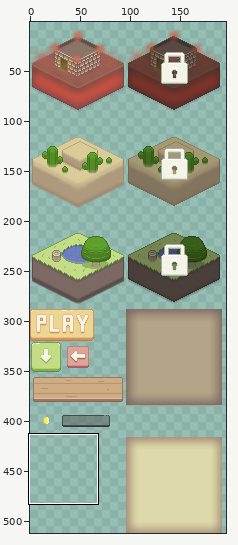
A sprite sheet gets an edit: Assets/Sprites/UI/UI.png. Above, an overview of the earlier version with the close-up marked.
Close-up. Before the edit:
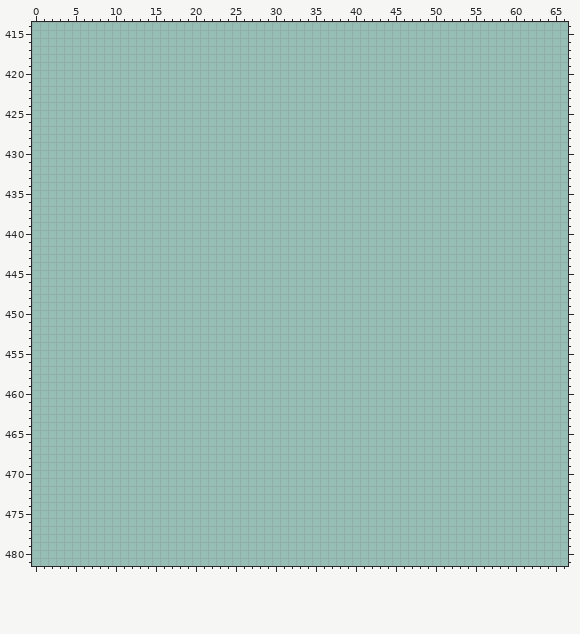
The file is 256x512 pixels. Shown: x 0..66, y 414..481. The wide view leaves out empty margins. The commit also changed other parts of the picture, which this record leaves out.
The same view after the edit:
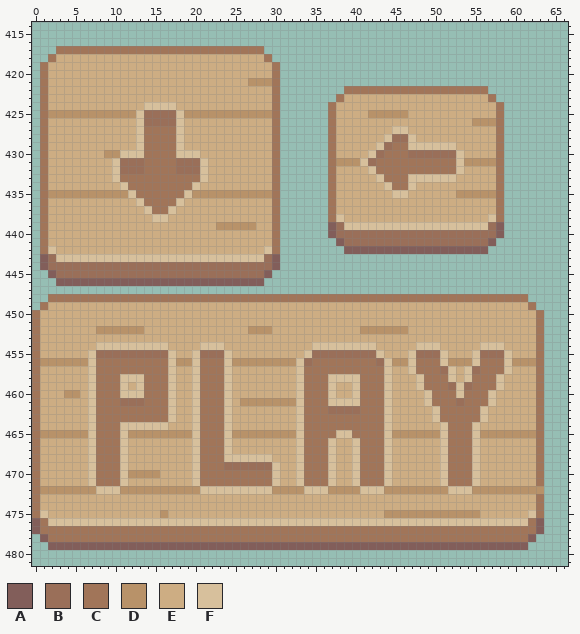
Palette (. is transparent): A #825e5a  B #9a6f59  C #a17559  D #b89269  E #cdad83  F #d7c09c
Diff:
Changed rows in their new state; - is an unchanged pixel.
first column x 0:
417 ---CCCCCCCCCCCCCCCCCCCCCCCCCC-----------------------------------
418 --CEEEEEEEEEEEEEEEEEEEEEEEEEEC----------------------------------
419 -CEEEEEEEEEEEEEEEEEEEEEEEEEEEEC---------------------------------
420 -CEEEEEEEEEEEEEEEEEEEEEEEEEEEEC---------------------------------
421 -CEEEEEEEEEEEEEEEEEEEEEEEEEDDDC---------------------------------
422 -CEEEEEEEEEEEEEEEEEEEEEEEEEEEEC--------CCCCCCCCCCCCCCCCCC-------
423 -CEEEEEEEEEEEEEEEEEEEEEEEEEEEEC-------CEEEEEEEEEEEEEEEEEEC------
424 -CEEEEEEEEEEEEFFFFEEEEEEEEEEEEC------CEEEEEEEEEEEEEEEEEEEEC-----
425 -CDDDDDDDDDDDFBBBBFDDDDDDDDDDDC------CEEEEDDDDDEEEEEEEEEEEC-----
426 -CEEEEEEEEEEEFBBBBFEEEEEEEEEEEC------CEEEEEEEEEEEEEEEEEDDDC-----
427 -CEEEEEEEEEEEFCCCCFEEEEEEEEEEEC------CEEEEEEEFFEEEEEEEEEEEC-----
428 -CEEEEEEEEEEEFCCCCFEEEEEEEEEEEC------CEEEEEEFBBFEEEEEEEEEEC-----
429 -CEEEEEEEEEEEFCCCCFEEEEEEEEEEEC------CEEEEEFBCCFFFFFFEEEEEC-----
430 -CEEEEEEEDDFFFCCCCFFFEEEEEEEEEC------CEEEEFBCCCBBBBBBFEEEEC-----
431 -CEEEEEEEEFBBBCCCCBBBFEEEEEEEEC------CDDDFBCCCCCCCCCCFDDDDC-----
432 -CEEEEEEEEFBBBCCCCBBBFEEEEEEEEC------CEEEEFCCCCCCCCCCFEEEEC-----
433 -CEEEEEEEEFCCCCCCCCCCFEEEEEEEEC------CEEEEEFCCCFFFFFFEEEEEC-----
434 -CEEEEEEEEEFCCCCCCCCFEEEEEEEEEC------CEEEEEEFCCFEEEEEEEEEEC-----
435 -CDDDDDDDDDDFCCCCCCFDDDDDDDDDDC------CEEEEEEEFFEEEEEEDDDDDC-----
436 -CEEEEEEEEEEEFCCCCFEEEEEEEEEEEC------CEEEEEEEEEEEEEEEEEEEEC-----
437 -CEEEEEEEEEEEEFCCFEEEEEEEEEEEEC------CEEEEEEEEEEEEEEEEEEEEC-----
438 -CEEEEEEEEEEEEEFFEEEEEEEEEEEEEC------CFEEEEEEEEEEEEEEEEEEFC-----
439 -CEEEEEEEEEEEEEEEEEEEEEDDDDDEEC------ABFFFFFFFFFFFFFFFFFFBA-----
440 -CEEEEEEEEEEEEEEEEEEEEEEEEEEEEC------ABBBBBBBBBBBBBBBBBBBBA-----
441 -CEEEEEEEEEEEEEEEEEEEEEEEEEEEEC-------ABBBBBBBBBBBBBBBBBBA------
442 -CFEEEEEEEEEEEEEEEEEEEEEEEEEEFC--------AAAAAAAAAAAAAAAAAA-------
443 -ABFFFFFFFFFFFFFFFFFFFFFFFFFFBA---------------------------------
444 -ABBBBBBBBBBBBBBBBBBBBBBBBBBBBA---------------------------------
445 --ABBBBBBBBBBBBBBBBBBBBBBBBBBA----------------------------------
446 ---AAAAAAAAAAAAAAAAAAAAAAAAAA-----------------------------------
448 --CCCCCCCCCCCCCCCCCCCCCCCCCCCCCCCCCCCCCCCCCCCCCCCCCCCCCCCCCCCC--
449 -CEEEEEEEEEEEEEEEEEEEEEEEEEEEEEEEEEEEEEEEEEEEEEEEEEEEEEEEEEEEEC-
450 CEEEEEEEEEEEEEEEEEEEEEEEEEEEEEEEEEEEEEEEEEEEEEEEEEEEEEEEEEEEEEEC
451 CEEEEEEEEEEEEEEEEEEEEEEEEEEEEEEEEEEEEEEEEEEEEEEEEEEEEEEEEEEEEEEC
452 CEEEEEEEDDDDDDEEEEEEEEEEEEEDDDEEEEEEEEEEEDDDDDDEEEEEEEEEEEEEEEEC
453 CEEEEEEEEEEEEEEEEEEEEEEEEEEEEEEEEEEEEEEEEEEEEEEEEEEEEEEEEEEEEEEC
454 CEEEEEEEFFFFFFFFFEEEEFFFEEEEEEEEEEEFFFFFFFFEEEEEFFFEEEEEFFFEEEEC
455 CEEEEEEFBBBBBBBBBFEEFBBBFEEEEEEEEEFBBBBBBBBFEEEFBBBFEEEFBBBFEEEC
456 CDDDDDDFCCCCCCCCCFDDFCCCFDDDDDDDDFBCCCCCCCCBFDDFCCCFDDDFCCCFDDDC
457 CEEEEEEFCCCCCCCCCFEEFCCCFEEEEEEEEFCCCCCCCCCCFEEFCCCBFEFBCCCFEEEC
458 CEEEEEEFCCCFFFCCCFEEFCCCFEEEEEEEEFCCCFFFFCCCFEEEFCCCFEFCCCFEEEEC
459 CEEEEEEFCCCFEFCCCFEEFCCCFEEEEEEEEFCCCFEEFCCCFEEEFCCCBFBCCCFEEEEC
460 CEEEDDEFCCCFFFCCCFEEFCCCFEEEEEEEEFCCCFEEFCCCFEEEEFCCCFCCCFEEEEEC
461 CEEEEEEFCCCBBBCCCFEEFCCCFEDDDDDDDFCCCFFFFCCCFEEEEFCCCBCCCFEEEEEC
462 CEEEEEEFCCCCCCCCCFEEFCCCFEEEEEEEEFCCCBBBBCCCFEEEEEFCCCCCFEEEEEEC
463 CEEEEEEFCCCCCCCCCFEEFCCCFEEEEEEEEFCCCCCCCCCCFEEEEEFCCCCCFEEEEEEC
464 CEEEEEEFCCCFFFFFFEEEFCCCFEEEEEEEEFCCCCCCCCCCFEEEEEEFCCCFEEEEEEEC
465 CDDDDDDFCCCFDDDDDDDDFCCCFDDDDDDDDFCCCCFFCCCCFDDDDDDFCCCFDDDDDDDC
466 CEEEEEEFCCCFEEEEEEEEFCCCFEEEEEEEEFCCCFEEFCCCFEEEEEEFCCCFEEEEEEEC
467 CEEEEEEFCCCFEEEEEEEEFCCCFEEEEEEEEFCCCFEEFCCCFEEEEEEFCCCFEEEEEEEC
468 CEEEEEEFCCCFEEEEEEEEFCCCFFFFFFEEEFCCCFEEFCCCFEEEEEEFCCCFEEEEEEEC
469 CEEEEEEFCCCFEEEEEEEEFCCCBBBBBBFEEFCCCFEEFCCCFEEEEEEFCCCFEEEEEEEC
470 CEEEEEEFCCCFDDDDEEEEFCCCCCCCCCFEEFCCCFEEFCCCFEEEEEEFCCCFEEEEEEEC
471 CEEEEEEFCCCFEEEEEEEEFCCCCCCCCCFEEFCCCFEEFCCCFEEEEEEFCCCFEEEEEEEC
472 CDDDDDDDFFFDDDDDDDDDDFFFFFFFFFDDDDFFFDDDDFFFDDDDDDDDFFFDDDDDDDDD
473 CEEEEEEEEEEEEEEEEEEEEEEEEEEEEEEEEEEEEEEEEEEEEEEEEEEEEEEEEEEEEEEC
474 CEEEEEEEEEEEEEEEEEEEEEEEEEEEEEEEEEEEEEEEEEEEEEEEEEEEEEEEEEEEEEEC
475 CFEEEEEEEEEEEEEEDEEEEEEEEEEEEEEEEEEEEEEEEEEEDDDDDDDDDDDDEEEEEEFC
476 ACFFFFFFFFFFFFFFFFFFFFFFFFFFFFFFFFFFFFFFFFFFFFFFFFFFFFFFFFFFFFCA
477 ACCCCCCCCCCCCCCCCCCCCCCCCCCCCCCCCCCCCCCCCCCCCCCCCCCCCCCCCCCCCCCA
478 -ACCCCCCCCCCCCCCCCCCCCCCCCCCCCCCCCCCCCCCCCCCCCCCCCCCCCCCCCCCCCA-
479 --AAAAAAAAAAAAAAAAAAAAAAAAAAAAAAAAAAAAAAAAAAAAAAAAAAAAAAAAAAAA--
Changed places in both close-ups, as pixel boxes (x1, y1, x2, y2):
added: (32, 46, 544, 550)
